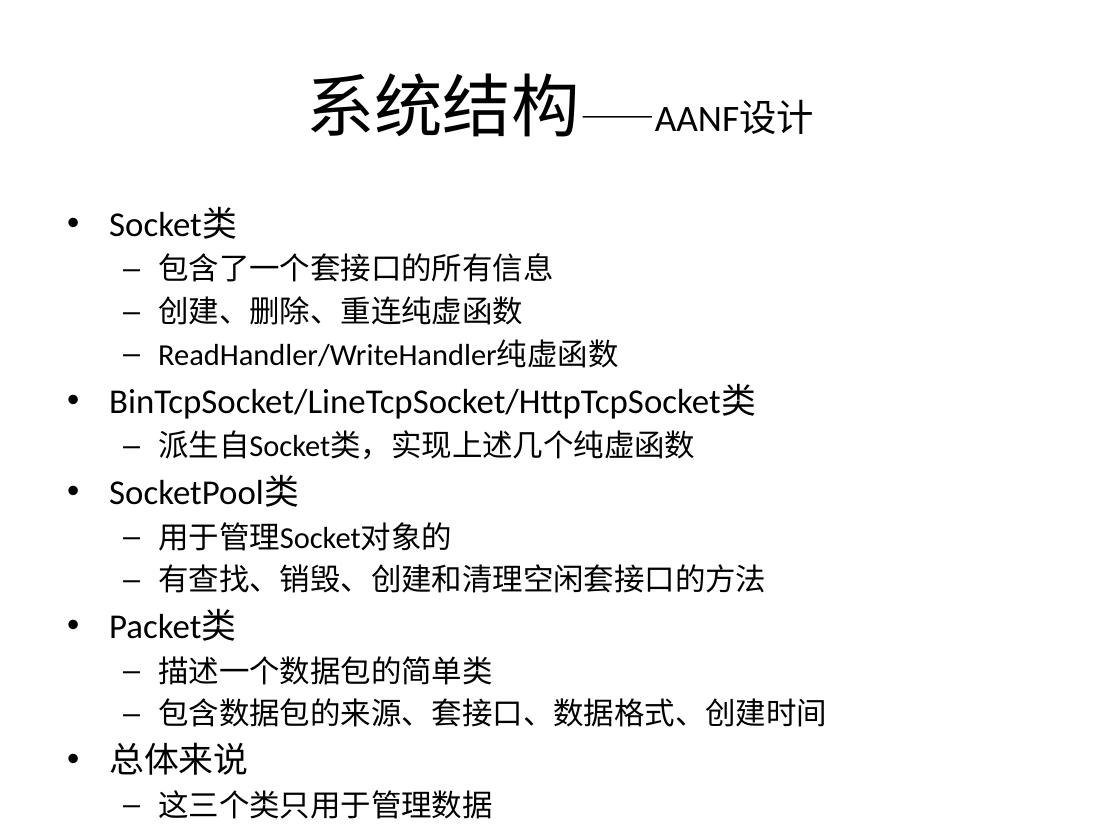
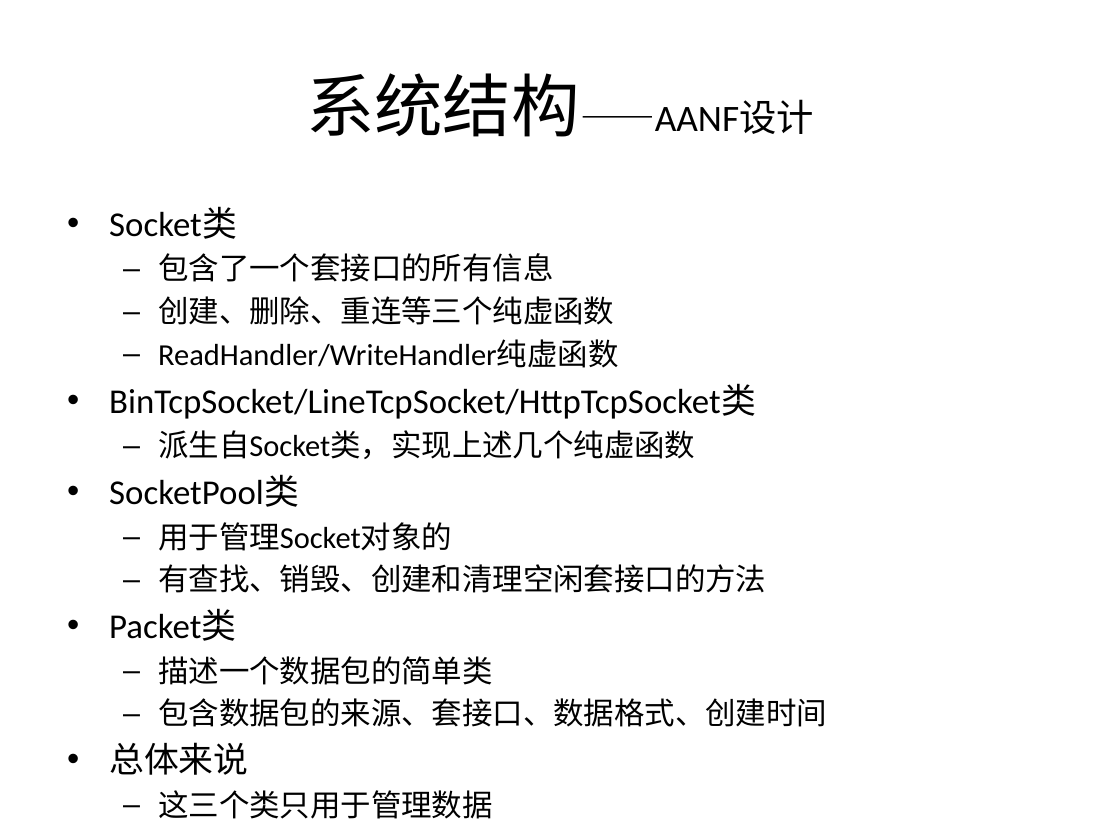
Before and after one commit to kkzhou/kknf, a slide deck: slide 12 of aanf/cpp/doc/AANF(All-Async Network Framework) introduction-v0.2.pptx. Drawn at 1120x840 pixels with LibreOffice and Linux fonts; fonts in the diff are those of the drawing. Boxes give left, top, right and bottom in pixels: in the first picture for what was removed or moved away, otherwise in the second. Text is boxed around its words. In the diff, an @@ line names an element or a change of style, - is before the commit and + after.

```diff
--- a/aanf/cpp/doc/AANF(All-Async Network Framework) introduction-v0.2.pptx
+++ b/aanf/cpp/doc/AANF(All-Async Network Framework) introduction-v0.2.pptx
@@ text at [158, 296, 614, 325]: text changed @@
-  – 创建、删除、重连纯虚函数
+  – 创建、删除、重连等三个纯虚函数
```
Also in this commit, not shown: 2 other slides changed, 8 other files.
